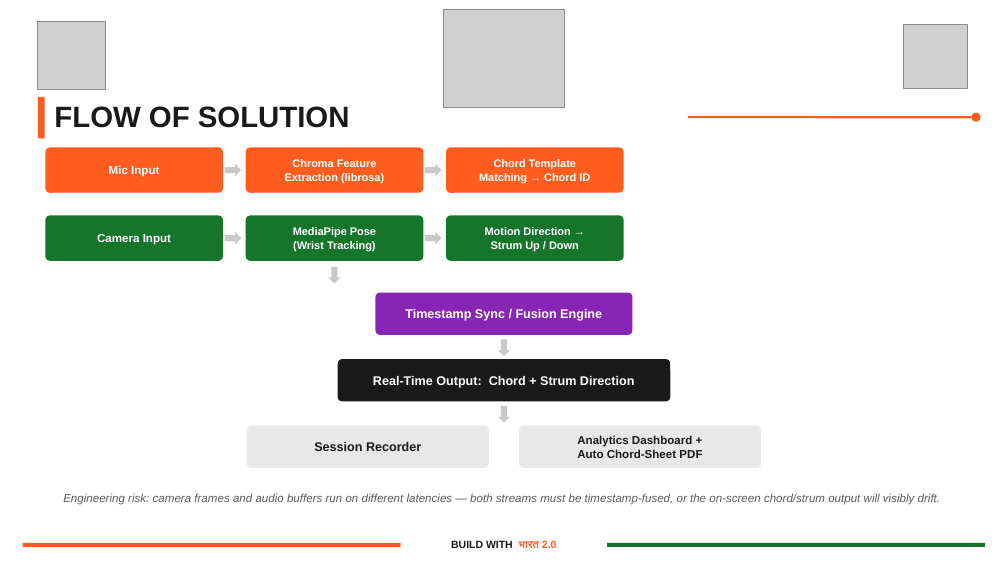
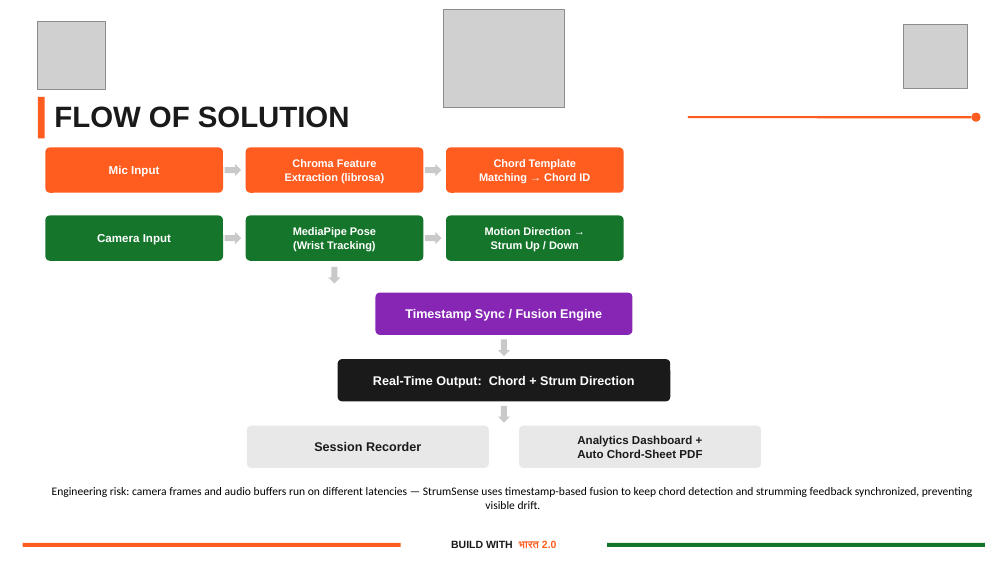
Before and after one commit to amansinghrajput-asr/StrumSense, a slide deck: slide 4 of StrumSense_Build_with_Bharat_2.0.pptx. Drawn at 1008x567 pixels with LibreOffice and Linux fonts; fonts in the diff are those of the drawing; grey boxes stand for pictures. Boxes give left, top, right and bottom in pixels: in the first picture for what was removed or moved away, otherwise in the second. Text is boxed around its words. In the diff, an @@ line names an element or a change of style, - is before the commit and + after.

```diff
--- a/StrumSense_Build_with_Bharat_2.0.pptx
+++ b/StrumSense_Build_with_Bharat_2.0.pptx
@@ text at box(52, 487, 972, 509): text changed; font Arial to Calibri; text colour #5A5A5A to #000000; italic off @@
-Engineering risk: camera frames and audio buffers run on different latencies — both streams must be timestamp-fused, or the on-screen chord/strum output will visibly drift.
+Engineering risk: camera frames and audio buffers run on different latencies — StrumSense uses timestamp-based fusion to keep chord detection and strumming feedback synchronized, preventing visible drift.
```
Also in this commit, not shown: 2 other slides changed, 1 other file.
